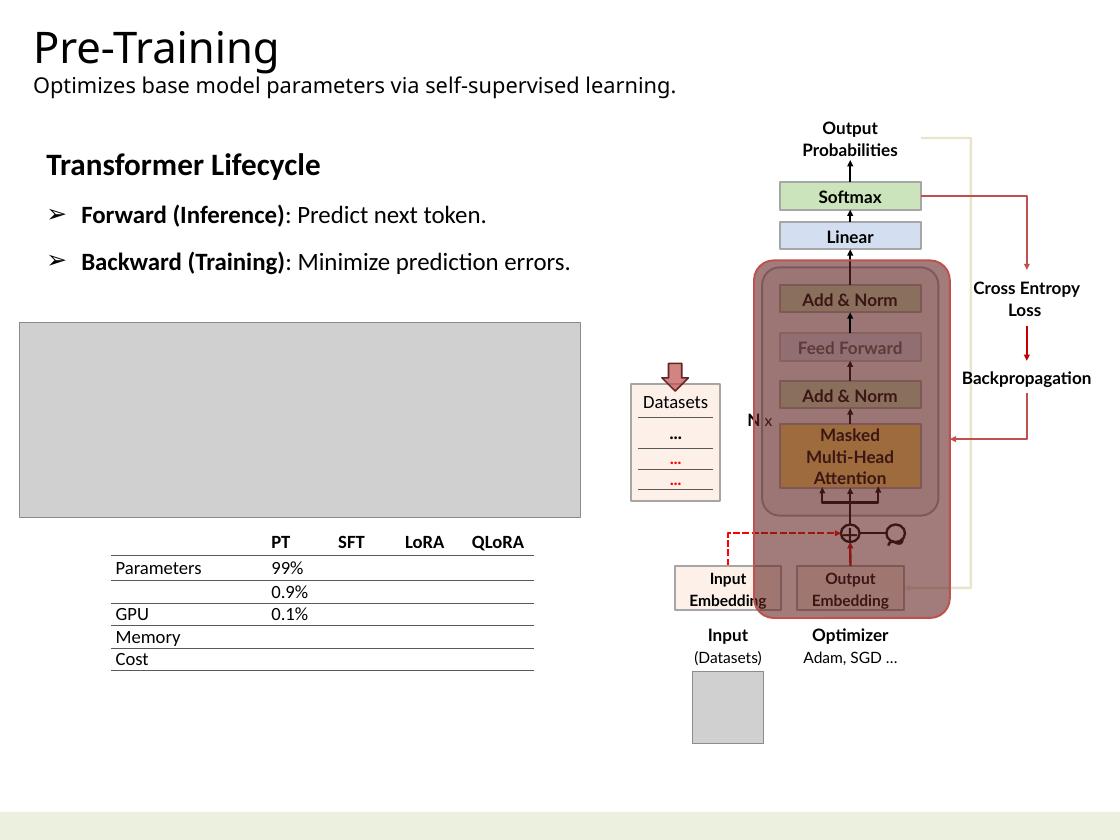
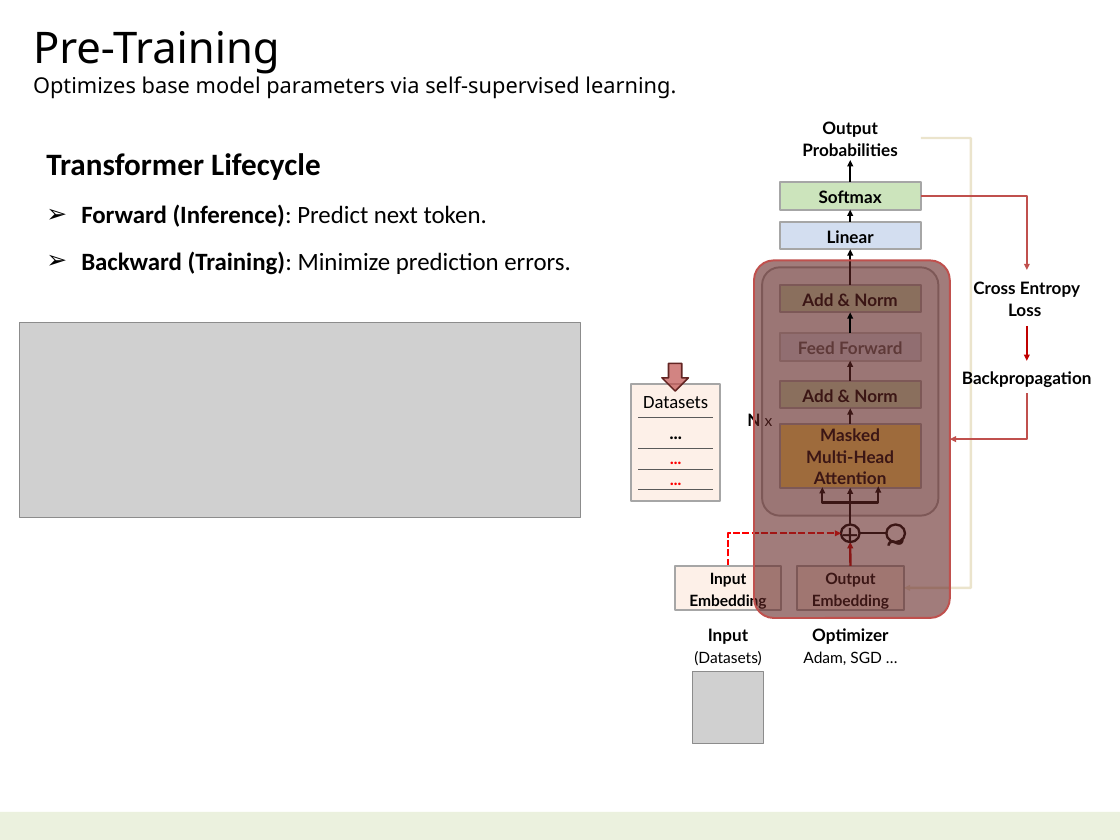
Before and after one commit to navibator/crazy-ai, a slide deck: slide 15 of ai.pptx (slide 17 before the commit). Drawn at 1120x840 pixels with LibreOffice and Linux fonts; fonts in the diff are those of the drawing; grey boxes stand for pictures. Boxes give left, top, right and bottom in pixels: in the first picture for what was removed or moved away, otherwise in the second. Text is boxed around its words. In the diff, an @@ line names an element or a change of style, - is before the commit and + after.

```diff
--- a/ai.pptx
+++ b/ai.pptx
@@ table removed at (111,529,535,675), 6 rows, 5 columns @@
- | PT | SFT | LoRA | QLoRA
-Parameters | 99% |  |  | 
- | 0.9% |  |  | 
-GPU | 0.1% |  |  | 
-Memory |  |  |  | 
-Cost |  |  |  | 
```
Also in this commit, not shown: 3 other slides changed, 2 slides removed, 1 other file.
